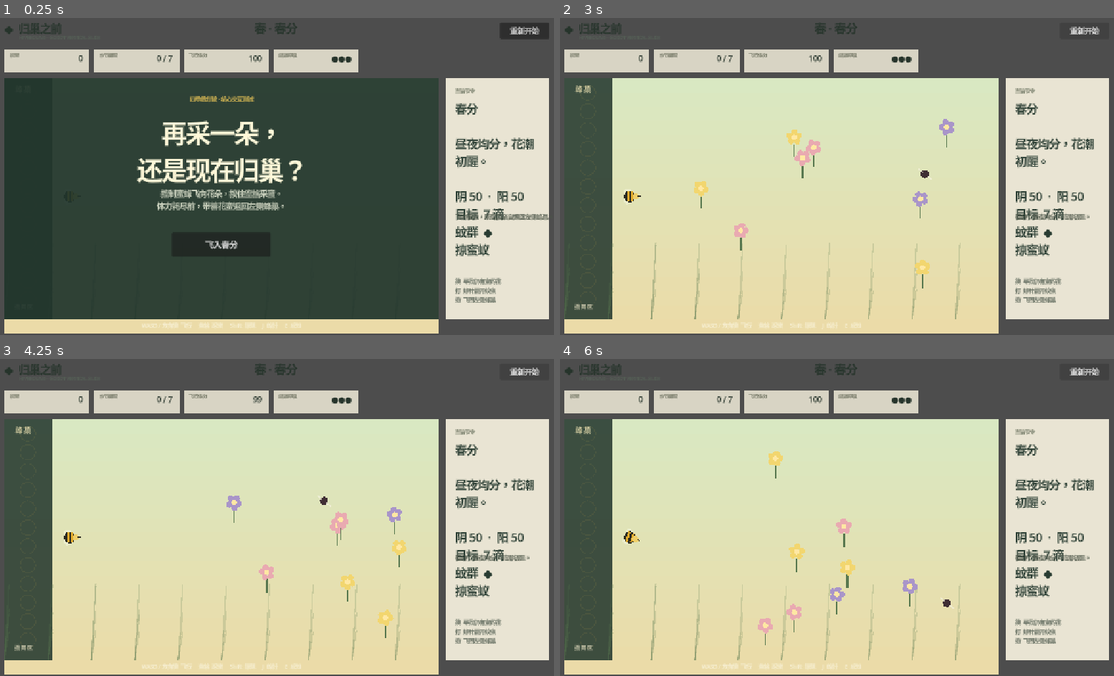
Above: before the commit, frames 1-4 (two rows, left to right).
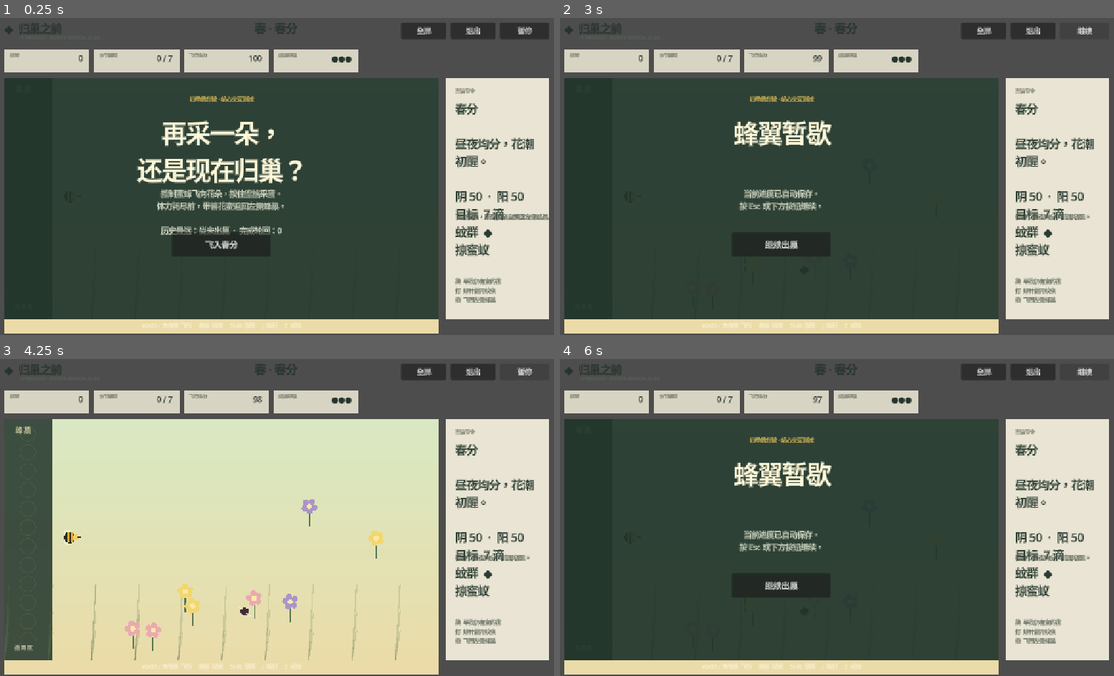
Above: after the commit, the same moments.

Repository: alanthssss/nameless-becoming
Game: Godot game, scene res://main.tscn
Same seed, same stepped clock (60 frames per second), same inputs: the game is played once before the commit and once after it.
Inputs (mouse positions are in pixels of both pictures, inside the frame that each line leads up to):
- Up to frame 1 (0.25 s): no input
- Up to frame 2 (3 s): click (981, 30) at 0.5 s, where only the run after the commit has a clickable "全屏"; click (981, 30) at 1.25 s, where only the run after the commit has a clickable "窗口化"; click "飞入春分" at 2 s; click (1086, 30) at 2.75 s, where only the run after the commit has a clickable "暂停"
- Up to frame 3 (4.25 s): click (526, 371) at 3.5 s, where only the run after the commit has a clickable "继续"
- Up to frame 4 (6 s): click (1086, 371) at 4.25 s, where only the run before the commit has a clickable "重新开始"; click (781, 587) at 5 s, where only the run after the commit has a clickable "继续出巢"; click (1086, 371) at 5.75 s, where only the run before the commit has a clickable "重新开始"

The runs differ from the first frame. In frame 1, 1.3% of the frame differs, in the area x 28-98%, y 1-69%; in frame 2, 60%, in the area x 0-98%, y 1-96%; in frame 3, 2.5%; in frame 4, 60%.

Commit message:
Add pause settings and local progress save

Diff:
--- a/godot/data/upgrades.json
+++ b/godot/data/upgrades.json
@@ -1,5 +1,5 @@
 [
-  {"id":"long_wing","name":"长翼蜂","symbol":"疾","description":"飞行速度 +8%\n振翅耗能 -15%","color":"8fb7a2"},
-  {"id":"forager","name":"采集蜂","symbol":"蜜","description":"采蜜速度 +18%\n每次归巢恢复额外体力","color":"d8ad43"},
-  {"id":"guard","name":"守卫蜂","symbol":"守","description":"蜂针范围 +15%\n蜂针耗能 -18%","color":"9d725d"}
+  {"id":"long_wing","name":"长翼蜂","symbol":"疾","description":"飞行速度 +10%\n振翅耗能 -15%","color":"8fb7a2"},
+  {"id":"forager","name":"采蜜蜂","symbol":"蜜","description":"采蜜间隔 -15%\n每朵花额外保留 1 滴","color":"d8ad43"},
+  {"id":"guard","name":"守卫蜂","symbol":"守","description":"蜂针范围 +18%\n蜂针冷却 -15%","color":"9d725d"}
 ]
--- a/godot/scripts/main.gd
+++ b/godot/scripts/main.gd
@@ -8,6 +8,7 @@
 var stages: Array = []
 var upgrade_catalog: Array = []
 var chosen_upgrades: Array[String] = []
+var upgrade_counts := {"long_wing": 0, "forager": 0, "guard": 0}
 var stage_index := 0
 var phase := "intro"
 var bee: BeePlayer
@@ -26,12 +27,15 @@
 var harvest_multiplier := 1.0
 var sting_range := 88.0
 var sting_cost := 8.0
-var home_energy_bonus := 0.0
+var sting_cooldown_multiplier := 1.0
+var extra_nectar := 0
 var elapsed := 0.0
 var shake := 0.0
 var flash := 0.0
 var message := "飞向花朵，采蜜后亲自返回左侧蜂巢。"
 var rng := RandomNumberGenerator.new()
+var save_manager := HiveSaveManager.new()
+var paused_from_phase := "playing"
 
 var title_label: Label
 var term_label: Label
@@ -46,9 +50,13 @@
 var overlay_body: Label
 var overlay_button: Button
 var upgrade_buttons: Array[Button] = []
+var pause_button: Button
+var fullscreen_button: Button
 
 func _ready() -> void:
 	rng.randomize()
+	save_manager.load_data()
+	apply_display_settings()
 	load_stage_data()
 	load_upgrade_data()
 	bee = BeePlayer.new()
@@ -101,12 +109,24 @@
 	term_label = make_label(ui, "春 · 春分", Vector2(520, 16), Vector2(240, 52), 25, Color("26342b"))
 	term_label.horizontal_alignment = HORIZONTAL_ALIGNMENT_CENTER
 
-	var restart := Button.new()
-	restart.text = "重新开始"
-	restart.position = Vector2(1140, 22)
-	restart.size = Vector2(110, 36)
-	restart.pressed.connect(start_game)
-	ui.add_child(restart)
+	fullscreen_button = Button.new()
+	fullscreen_button.position = Vector2(920, 22)
+	fullscreen_button.size = Vector2(100, 36)
+	fullscreen_button.pressed.connect(toggle_fullscreen)
+	ui.add_child(fullscreen_button)
+	var quit_button := Button.new()
+	quit_button.text = "退出"
+	quit_button.position = Vector2(1030, 22)
+	quit_button.size = Vector2(100, 36)
+	quit_button.pressed.connect(func(): get_tree().quit())
+	ui.add_child(quit_button)
+	pause_button = Button.new()
+	pause_button.text = "暂停"
+	pause_button.position = Vector2(1140, 22)
+	pause_button.size = Vector2(110, 36)
+	pause_button.pressed.connect(toggle_pause)
+	ui.add_child(pause_button)
+	refresh_setting_labels()
 
 	carried_label = make_stat(ui, "携带", Vector2(34, 82))
 	delivered_label = make_stat(ui, "本节储蜜", Vector2(234, 82))
@@ -171,7 +191,7 @@
 	bee.active = false
 	overlay.visible = true
 	overlay_title.text = "再采一朵，\n还是现在归巢？"
-	overlay_body.text = "控制蜜蜂飞向花朵，按住空格采蜜。\n体力耗尽前，带着花蜜返回左侧蜂巢。"
+	overlay_body.text = "控制蜜蜂飞向花朵，按住空格采蜜。\n体力耗尽前，带着花蜜返回左侧蜂巢。\n\n历史最远：%s  ·  完成轮回：%d" % [progress_name(), save_manager.runs_completed]
 	overlay_button.text = "飞入春分"
 	set_upgrade_buttons_visible(false)
 
@@ -179,11 +199,14 @@
 	hive_lives = 3
 	stage_index = 0
 	chosen_upgrades.clear()
+	upgrade_counts = {"long_wing": 0, "forager": 0, "guard": 0}
 	harvest_multiplier = 1.0
 	sting_range = 88.0
 	sting_cost = 8.0
-	home_energy_bonus = 0.0
+	sting_cooldown_multiplier = 1.0
+	extra_nectar = 0
 	bee.reset_upgrades()
+	save_manager.begin_run()
 	spawn_stage(0)
 
 func spawn_stage(index: int) -> void:
@@ -209,7 +232,7 @@
 		flowers.append({
 			"id": i,
 			"position": Vector2(rng.randf_range(300, 950), rng.randf_range(205, 620)),
-			"nectar": max(2, roundi(rng.randf_range(3, 6) * float(data.nectar_scale))),
+			"nectar": max(2, roundi(rng.randf_range(3, 6) * float(data.nectar_scale))) + extra_nectar,
 			"kind": i % 3,
 			"phase": rng.randf_range(0, TAU)
 		})
@@ -235,6 +258,7 @@
 func on_overlay_button() -> void:
 	match phase:
 		"intro", "won", "lost": start_game()
+		"paused": toggle_pause()
 		"between":
 			if stage_index >= stages.size() - 1:
 				start_boss()
@@ -274,7 +298,7 @@
 		harvest_clock = 0.0
 
 	if Input.is_action_just_pressed("sting") and sting_cooldown <= 0.0 and bee.spend_energy(sting_cost):
-		sting_cooldown = 1.15
+		sting_cooldown = 1.15 * sting_cooldown_multiplier
 		for i in mosquitoes.size():
 			var mosquito: Dictionary = mosquitoes[i]
 			if bee.position.distance_to(mosquito.position) < sting_range:
@@ -295,7 +319,7 @@
 		var amount := carried
 		delivered += amount
 		carried = 0
-		bee.energy = minf(100.0, bee.energy + 70.0 + home_energy_bonus)
+		bee.energy = minf(100.0, bee.energy + 70.0)
 		message = "安全归巢，存入 %d 滴蜜。" % amount
 		flash = 0.32
 		if delivered >= int(data.goal):
@@ -367,6 +391,7 @@
 	bee.active = false
 	overlay.visible = true
 	var data: Dictionary = stages[stage_index]
+	save_manager.record_stage(stage_index + 1)
 	overlay_title.text = "%s完成 · 蜂巢成长" % data.name
 	overlay_body.text = "带回的蜜哺育了新的分工。选择一种蜂群倾向；本轮效果可以叠加。"
 	overlay_button.visible = false
@@ -378,21 +403,25 @@
 		if value and i < upgrade_catalog.size():
 			var data: Dictionary = upgrade_catalog[i]
 			upgrade_buttons[i].text = "%s  %s\n\n%s" % [data.symbol, data.name, data.description]
+			upgrade_buttons[i].disabled = int(upgrade_counts.get(String(data.id), 0)) >= 2
 
 func on_upgrade_selected(index: int) -> void:
 	if phase != "between" or index >= upgrade_catalog.size():
 		return
 	var data: Dictionary = upgrade_catalog[index]
 	var upgrade_id := String(data.id)
+	if int(upgrade_counts.get(upgrade_id, 0)) >= 2:
+		return
 	chosen_upgrades.append(upgrade_id)
+	upgrade_counts[upgrade_id] = int(upgrade_counts.get(upgrade_id, 0)) + 1
 	match upgrade_id:
 		"long_wing": bee.apply_upgrade(upgrade_id)
 		"forager":
 			harvest_multiplier *= 1.18
-			home_energy_bonus += 12.0
+			extra_nectar += 1
 		"guard":
-			sting_range *= 1.15
-			sting_cost *= 0.82
+			sting_range *= 1.18
+			sting_cooldown_multiplier *= 0.85
 	set_upgrade_buttons_visible(false)
 	overlay_button.visible = true
 	if stage_index >= stages.size() - 1:
@@ -437,7 +466,7 @@
 		message = "失律之蚊夺走一滴蜜。它只知道索取。"
 
 	if Input.is_action_just_pressed("sting") and sting_cooldown <= 0.0 and bee.spend_energy(sting_cost):
-		sting_cooldown = 1.15
+		sting_cooldown = 1.15 * sting_cooldown_multiplier
 		var bloom_index := nearest_tuning_bloom(boss.position)
 		if bee.position.distance_to(boss.position) < sting_range + 7.0 and bloom_index >= 0:
 			var bloom_position := tuning_blooms[bloom_index]
@@ -467,6 +496,7 @@
 	overlay.visible = true
 	overlay_button.visible = true
 	set_upgrade_buttons_visible(false)
+	save_manager.record_completion()
 	overlay_title.text = "冬至一阳生"
 	overlay_body.text = "蜂群熬过了四个压缩节令。\n未来，它们之间将展开为完整的二十四个小关卡。"
 	overlay_button.text = "再走一次四季"
@@ -538,6 +568,10 @@
 		detail_label.text = "%s\n\n%s\n\n阴 %d  ·  阳 %d\n目标  %d 滴\n蚊群  %s\n掠蜜蚁  %s" % [data.name, data.line, int(data.yin), int(data.yang), int(data.goal), "◆".repeat(int(data.enemies)), "◆".repeat(int(data.ants))]
 
 func _unhandled_input(event: InputEvent) -> void:
+	if event.is_action_pressed("ui_cancel"):
+		toggle_pause()
+		get_viewport().set_input_as_handled()
+		return
 	if phase != "playing" and phase != "boss":
 		return
 	if event is InputEventMouseButton and event.button_index == MOUSE_BUTTON_LEFT and event.pressed:
@@ -546,6 +580,46 @@
 
 func on_sense_started() -> void:
 	message = "花香、敌意与归巢方向在一瞬间变得清晰。"
+
+func toggle_pause() -> void:
+	if phase == "paused":
+		phase = paused_from_phase
+		bee.active = true
+		overlay.visible = false
+		pause_button.text = "暂停"
+		return
+	if phase != "playing" and phase != "boss":
+		return
+	paused_from_phase = phase
+	phase = "paused"
+	bee.active = false
+	overlay.visible = true
+	set_upgrade_buttons_visible(false)
+	overlay_title.text = "蜂翼暂歇"
+	overlay_body.text = "当前进度已自动保存。\n按 Esc 或下方按钮继续。"
+	overlay_button.visible = true
+	overlay_button.text = "继续出巢"
+	pause_button.text = "继续"
+
+func toggle_fullscreen() -> void:
+	save_manager.fullscreen = not save_manager.fullscreen
+	save_manager.save_data()
+	apply_display_settings()
+	refresh_setting_labels()
+
+func apply_display_settings() -> void:
+	DisplayServer.window_set_mode(DisplayServer.WINDOW_MODE_FULLSCREEN if save_manager.fullscreen else DisplayServer.WINDOW_MODE_WINDOWED)
+
+func refresh_setting_labels() -> void:
+	if fullscreen_button:
+		fullscreen_button.text = "窗口化" if save_manager.fullscreen else "全屏"
+
+func progress_name() -> String:
+	if save_manager.best_stage >= 5:
+		return "四季已归律"
+	if save_manager.best_stage <= 0 or stages.is_empty():
+		return "尚未出巢"
+	return String(stages[mini(save_manager.best_stage - 1, stages.size() - 1)].name)
 
 func stage_color(index: int) -> Color:
 	if stages.is_empty():
--- a/godot/scripts/player/bee_player.gd
+++ b/godot/scripts/player/bee_player.gd
@@ -30,7 +30,7 @@
 
 func apply_upgrade(upgrade_id: String) -> void:
 	if upgrade_id == "long_wing":
-		speed_multiplier *= 1.08
+		speed_multiplier *= 1.10
 		dash_cost_multiplier *= 0.85
 
 func reset_for_expedition(at: Vector2) -> void:
--- /dev/null
+++ b/godot/scripts/save_manager.gd
@@ -0,0 +1,39 @@
+class_name HiveSaveManager
+extends RefCounted
+
+const SAVE_PATH := "user://hivebound.cfg"
+
+var best_stage := 0
+var runs_started := 0
+var runs_completed := 0
+var fullscreen := false
+
+func load_data() -> void:
+	var config := ConfigFile.new()
+	if config.load(SAVE_PATH) != OK:
+		return
+	best_stage = int(config.get_value("progress", "best_stage", 0))
+	runs_started = int(config.get_value("progress", "runs_started", 0))
+	runs_completed = int(config.get_value("progress", "runs_completed", 0))
+	fullscreen = bool(config.get_value("settings", "fullscreen", false))
+
+func save_data() -> Error:
+	var config := ConfigFile.new()
+	config.set_value("progress", "best_stage", best_stage)
+	config.set_value("progress", "runs_started", runs_started)
+	config.set_value("progress", "runs_completed", runs_completed)
+	config.set_value("settings", "fullscreen", fullscreen)
+	return config.save(SAVE_PATH)
+
+func begin_run() -> void:
+	runs_started += 1
+	save_data()
+
+func record_stage(stage: int) -> void:
+	best_stage = maxi(best_stage, stage)
+	save_data()
+
+func record_completion() -> void:
+	runs_completed += 1
+	best_stage = maxi(best_stage, 5)
+	save_data()
--- a/godot/tests/smoke_test.gd
+++ b/godot/tests/smoke_test.gd
@@ -66,6 +66,14 @@
 			failures.append("长翼蜂成长未改变飞行属性")
 		bee.free()
 
+	var save_script := load("res://scripts/save_manager.gd")
+	if save_script == null:
+		failures.append("存档脚本无法加载")
+	else:
+		var save_manager = save_script.new()
+		if save_manager.best_stage != 0 or save_manager.fullscreen:
+			failures.append("新存档默认值错误")
+
 	if failures.is_empty():
 		print("SMOKE TEST PASSED: Godot project and 4 seasonal stages are valid")
 		quit(0)
Not shown, added: godot/scripts/save_manager.gd.uid
Not shown, changed: docs/PROJECT_LOG.md
